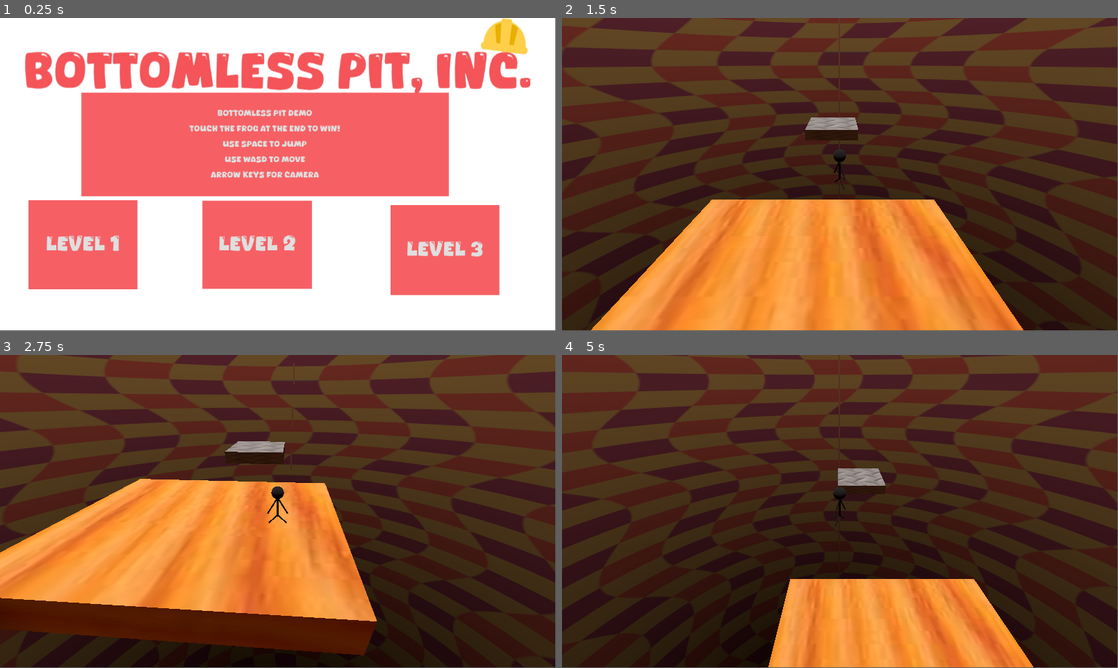
Above: before the commit, frames 1-4 (two rows, left to right).
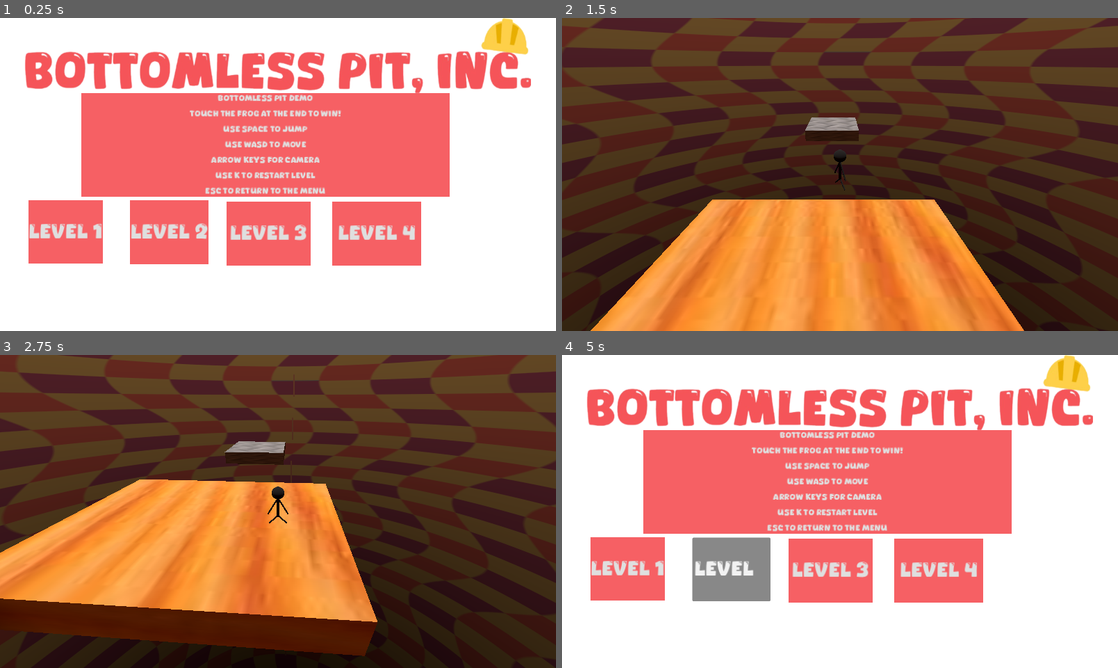
Above: after the commit, the same moments.

Repository: spoiboi/bottomlessPitInc2
Game: Godot game, scene res://Scenes/title_screen.tscn
Two runs of this game, one before a commit and one after it. Both use one fixed random seed, a clock stepped at 60 frames per second and the inputs below.
Inputs:
- Up to frame 1 (0.25 s): no input
- Up to frame 2 (1.5 s): click "Level 2" at 0.5 s; hold D (right) from 1.28 s (still down); tap Up (camera_down) at 1.35 s
- Up to frame 3 (2.75 s): tap Space (jump) at 1.52, 2.27 s; release D (right) at 2.03 s; hold S (back) from 2.03 s (still down); tap Left (camera_left) at 2.1 s
- Up to frame 4 (5 s): release S (back) at 2.78 s; hold D (right) 2.78-3.53 s; tap Right (camera_right) at 2.85 s; hold W (forward) 3.53-4.28 s; tap Down (camera_up) at 3.6 s; tap Space (jump) at 3.77, 4.52 s; hold A (left) from 4.28 s (still down); tap K (kys) at 4.35 s; tap Escape (menu, bound only after the commit) at 4.9 s
In our replay, the window is 799x449 before the commit and 800x450 after it. These sizes can differ from the game's own. Grey fills any space a smaller window leaves; there, only what the larger window draws over its background counts as a difference.

The runs differ from the first frame. In frame 1, 19% of the frame differs, in the area x 5-96%, y 0-89%; in frame 2, 0.4%; in frame 3, 0.6%; in frame 4, 100%, in the area x 0-100%, y 0-100%.

Commit message:
Added Level 4

Diff:
--- a/Levels/crumbling_hell.tscn
+++ b/Levels/crumbling_hell.tscn
@@ -1,7 +1,7 @@
 [gd_scene load_steps=7 format=3 uid="uid://bvpedq8nv2huj"]
 
 [ext_resource type="PackedScene" uid="uid://csg7h6jwhtt3b" path="res://Scenes/platform.tscn" id="1_fhe6r"]
-[ext_resource type="PackedScene" uid="uid://cotyop14wq5i6" path="res://Scenes/Player.tscn" id="2_hft3q"]
+[ext_resource type="PackedScene" uid="uid://cotyop14wq5i6" path="res://Scenes/player.tscn" id="2_hft3q"]
 [ext_resource type="PackedScene" uid="uid://dnr22wo8t4i7c" path="res://Scenes/deathplane.tscn" id="3_mdgem"]
 [ext_resource type="PackedScene" uid="uid://dyauuntaex86k" path="res://Scenes/crumbling_platform.tscn" id="4_7cown"]
 [ext_resource type="PackedScene" uid="uid://bqanftgk7h1hd" path="res://Scenes/teleporter.tscn" id="5_sg8g3"]
--- /dev/null
+++ b/Levels/good_luck.tscn
@@ -0,0 +1,40 @@
+[gd_scene load_steps=8 format=3 uid="uid://bat4q3rfwie28"]
+
+[ext_resource type="PackedScene" uid="uid://cotyop14wq5i6" path="res://Scenes/player.tscn" id="1_0ie0v"]
+[ext_resource type="PackedScene" uid="uid://csg7h6jwhtt3b" path="res://Scenes/platform.tscn" id="2_nd1oq"]
+[ext_resource type="PackedScene" uid="uid://bqanftgk7h1hd" path="res://Scenes/teleporter.tscn" id="3_wqxp8"]
+[ext_resource type="PackedScene" uid="uid://dnr22wo8t4i7c" path="res://Scenes/deathplane.tscn" id="4_pduy0"]
+[ext_resource type="PackedScene" uid="uid://ds6snrftu1ftl" path="res://Scenes/spiky_cylinder.tscn" id="5_0canj"]
+[ext_resource type="PackedScene" uid="uid://dyauuntaex86k" path="res://Scenes/crumbling_platform.tscn" id="5_2hd0p"]
+[ext_resource type="PackedScene" uid="uid://wkbbl7c6vjce" path="res://Backgrounds/funny_background1.tscn" id="7_qt80n"]
+
+[node name="blankLevel" type="Node3D"]
+
+[node name="crumblingPlatform2" parent="." instance=ExtResource("5_2hd0p")]
+transform = Transform3D(12.5955, -0.920122, 0, 0.920122, 6.37046, 0, 0, 0, 12.64, 9.02372, 8.47081, -20.773)
+
+[node name="Player" parent="." instance=ExtResource("1_0ie0v")]
+transform = Transform3D(1, 0, 0, 0, 1, 0, 0, 0, 1, 0, 15.2739, 0)
+
+[node name="Platform" parent="." instance=ExtResource("2_nd1oq")]
+transform = Transform3D(10, 0, 0, 0, 5, 0, 0, 0, 10, 0, 7.57767, -3)
+
+[node name="Teleporter" parent="." instance=ExtResource("3_wqxp8")]
+transform = Transform3D(1, 0, 0, 0, 1, 0, 0, 0, 1, 0, 15.5071, -44.1005)
+
+[node name="DirectionalLight3D" type="DirectionalLight3D" parent="."]
+transform = Transform3D(0.178012, -0.984028, 3.66579e-09, 0.181233, 0.0327853, 0.982894, -0.967195, -0.174967, 0.184174, -0.746615, 9.72125, -3.10499)
+
+[node name="deathplane" parent="." instance=ExtResource("4_pduy0")]
+transform = Transform3D(1, 0, 0, 0, 1, 0, 0, 0, 1, 0, -14, 0)
+
+[node name="crumblingPlatform" parent="." instance=ExtResource("5_2hd0p")]
+transform = Transform3D(12.6252, -0.310128, 0, 0.611071, 6.4075, 0, 0, 0, 12.64, -4.75538, 5.90875, -15.6561)
+
+[node name="SpikyCylinder" parent="." instance=ExtResource("5_0canj")]
+transform = Transform3D(-1, 0, -8.74228e-08, 0, 1, 0, 8.74228e-08, 0, -1, -9.76383, 6.59241, -27.7942)
+
+[node name="Platform2" parent="." instance=ExtResource("2_nd1oq")]
+transform = Transform3D(10, 0, 0, 0, 1, 0, 0, 0, 20, -0.0445557, 10.5049, -41.9675)
+
+[node name="WorldEnvironment" parent="." instance=ExtResource("7_qt80n")]
--- a/Levels/moving_to_your_moms_house.tscn
+++ b/Levels/moving_to_your_moms_house.tscn
@@ -1,7 +1,7 @@
 [gd_scene load_steps=10 format=3 uid="uid://b0dqt2gdgfgg7"]
 
 [ext_resource type="PackedScene" uid="uid://wkbbl7c6vjce" path="res://Backgrounds/funny_background1.tscn" id="1_07v2u"]
-[ext_resource type="PackedScene" uid="uid://cotyop14wq5i6" path="res://Scenes/Player.tscn" id="2_wowgn"]
+[ext_resource type="PackedScene" uid="uid://cotyop14wq5i6" path="res://Scenes/player.tscn" id="2_wowgn"]
 [ext_resource type="PackedScene" uid="uid://csg7h6jwhtt3b" path="res://Scenes/platform.tscn" id="3_lr4lw"]
 [ext_resource type="PackedScene" uid="uid://bkol6cate26rl" path="res://Scenes/moving_platform.tscn" id="4_vfelj"]
 [ext_resource type="PackedScene" uid="uid://bqanftgk7h1hd" path="res://Scenes/teleporter.tscn" id="5_cai8f"]
--- a/Scenes/Player.tscn
+++ b/Scenes/Player.tscn
@@ -63,7 +63,7 @@
 script = ExtResource("1_51qa5")
 JUMP_VELOCITY = 13.0
 
-[node name="CollisionShape3D" type="CollisionShape3D" parent="."]
+[node name="player" type="CollisionShape3D" parent="." groups=["player"]]
 transform = Transform3D(1, 0, 0, 0, 1, 0, 0, 0, 1, 0, 1.18087, 0)
 shape = SubResource("CapsuleShape3D_lk4wq")
 
--- a/Scenes/title_screen.tscn
+++ b/Scenes/title_screen.tscn
@@ -67,27 +67,27 @@
 layout_mode = 0
 offset_left = 59.0
 offset_top = 378.0
-offset_right = 285.0
-offset_bottom = 563.0
+offset_right = 213.0
+offset_bottom = 509.0
 theme = SubResource("Theme_gukyv")
 text = "Level 1"
 
 [node name="level 2" type="Button" parent="."]
 layout_mode = 0
-offset_left = 420.0
-offset_top = 379.0
-offset_right = 647.0
-offset_bottom = 562.0
+offset_left = 270.0
+offset_top = 378.0
+offset_right = 431.0
+offset_bottom = 510.0
 theme = SubResource("Theme_lk6tq")
 theme_override_font_sizes/font_size = 40
 text = "Level 2"
 
 [node name="level 3" type="Button" parent="."]
 layout_mode = 0
-offset_left = 810.0
-offset_top = 388.0
-offset_right = 1036.0
-offset_bottom = 575.0
+offset_left = 470.0
+offset_top = 380.0
+offset_right = 644.0
+offset_bottom = 513.0
 theme = SubResource("Theme_thqqn")
 text = "Level 3"
 
@@ -106,13 +106,26 @@
 
 USE WASD TO MOVE
 
-ARROW KEYS FOR CAMERA"
+ARROW KEYS FOR CAMERA
+
+USE K TO RESTART LEVEL
+
+ESC TO RETURN TO THE MENU"
 
 [node name="Logo" type="Sprite2D" parent="."]
 position = Vector2(585, 109)
 scale = Vector2(1, 1.14737)
 texture = ExtResource("3_pp3rk")
 
+[node name="level 4" type="Button" parent="."]
+offset_left = 689.0
+offset_top = 380.0
+offset_right = 873.0
+offset_bottom = 513.0
+theme = SubResource("Theme_thqqn")
+text = "Level 4"
+
 [connection signal="pressed" from="level 1" to="." method="_on_start_pressed"]
 [connection signal="pressed" from="level 2" to="." method="_on_level_2_pressed"]
 [connection signal="pressed" from="level 3" to="." method="_on_level_3_pressed"]
+[connection signal="pressed" from="level 4" to="." method="_on_level_4_pressed"]
--- a/Scripts/crumbling_platform.gd
+++ b/Scripts/crumbling_platform.gd
@@ -14,7 +14,8 @@
 
 
 func _on_area_3d_body_entered(body):
-	$Timer.start(0.7)
+	if body.name == "Player":
+		$Timer.start(0.7)
 
 
 func _on_timer_timeout():
--- a/Scripts/player.gd
+++ b/Scripts/player.gd
@@ -14,6 +14,9 @@
 var gravity = ProjectSettings.get_setting("physics/3d/default_gravity") * 3
 
 func _physics_process(delta):
+
+	if Input.is_action_just_pressed("menu"):
+		get_tree().change_scene_to_file("res://Scenes/title_screen.tscn")
 
 	if Input.is_action_just_pressed("kys"):
 		respawn()
--- a/Scripts/spiky_cylinder.gd
+++ b/Scripts/spiky_cylinder.gd
@@ -10,4 +10,5 @@
 
 
 func _on_static_body_3d_body_entered(body):
-	body.respawn()
+	if body.name == "Player":
+		body.respawn()
--- a/Scripts/title_screen.gd
+++ b/Scripts/title_screen.gd
@@ -11,3 +11,6 @@
 
 func _on_level_3_pressed():
 	get_tree().change_scene_to_file("res://Levels/spiky_level.tscn")
+
+func _on_level_4_pressed():
+	get_tree().change_scene_to_file("res://Levels/good_luck.tscn")
--- a/project.godot
+++ b/project.godot
@@ -14,6 +14,10 @@
 run/main_scene="res://Scenes/title_screen.tscn"
 config/features=PackedStringArray("4.2")
 config/icon="res://icon.png"
+
+[display]
+
+window/stretch/mode="canvas_items"
 
 [dotnet]
 
@@ -71,6 +75,11 @@
 "events": [Object(InputEventKey,"resource_local_to_scene":false,"resource_name":"","device":-1,"window_id":0,"alt_pressed":false,"shift_pressed":false,"ctrl_pressed":false,"meta_pressed":false,"pressed":false,"keycode":0,"physical_keycode":75,"key_label":0,"unicode":107,"echo":false,"script":null)
 ]
 }
+menu={
+"deadzone": 0.5,
+"events": [Object(InputEventKey,"resource_local_to_scene":false,"resource_name":"","device":-1,"window_id":0,"alt_pressed":false,"shift_pressed":false,"ctrl_pressed":false,"meta_pressed":false,"pressed":false,"keycode":0,"physical_keycode":4194305,"key_label":0,"unicode":0,"echo":false,"script":null)
+]
+}
 
 [physics]
 
Not shown: 1 places in Levels/blank_level.tscn that only renumber resources
